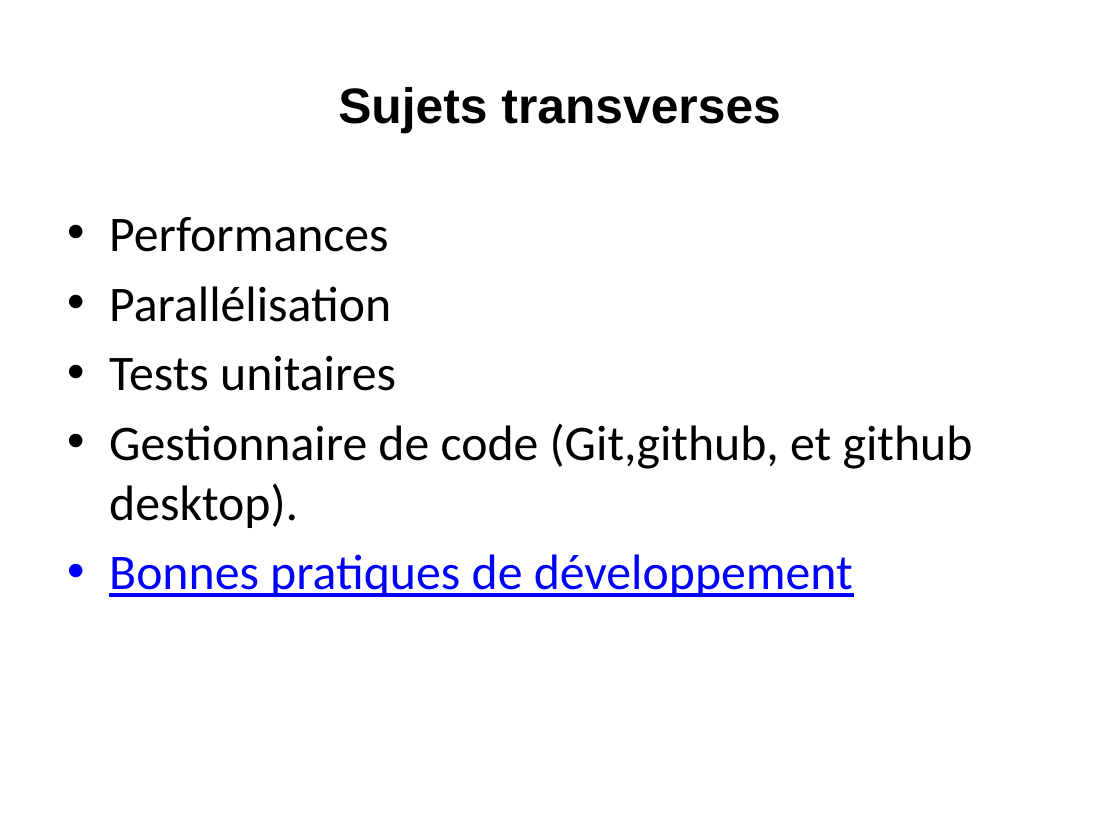
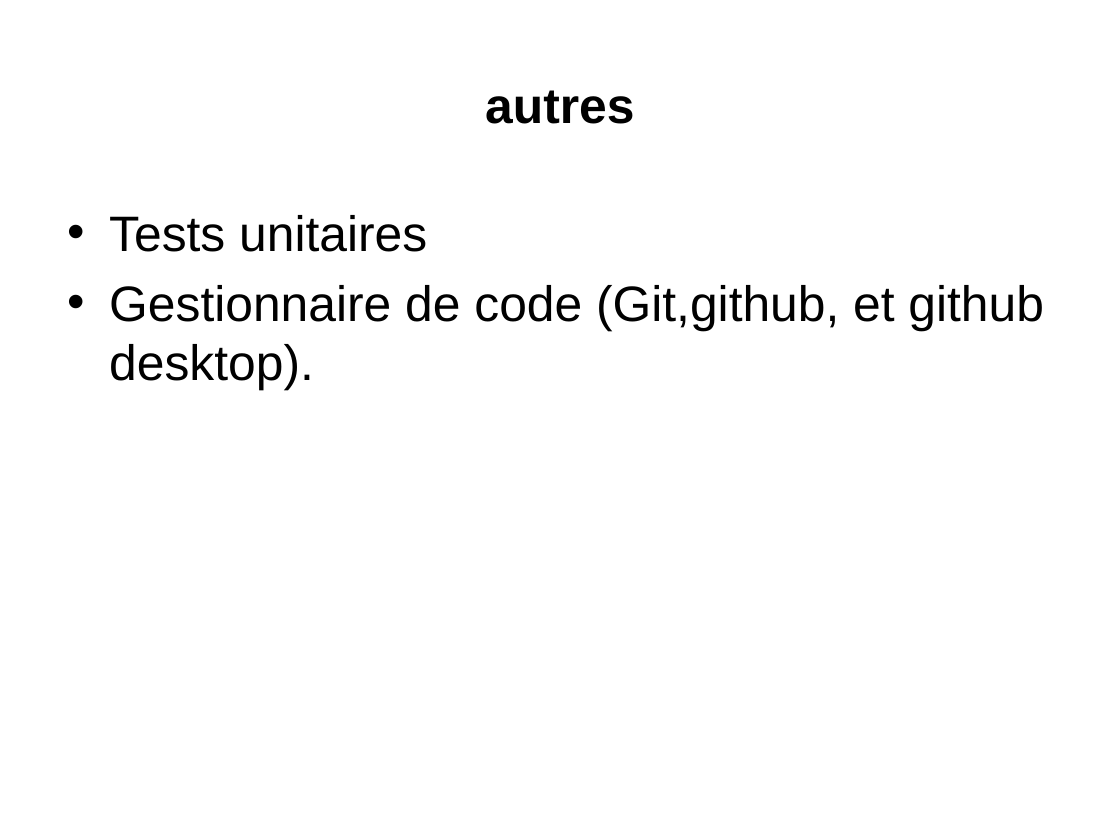
Before and after one commit to loicmidy/formation-python, a slide deck: slide 33 of formation python.pptx (slide 26 before the commit). Drawn at 1120x840 pixels with LibreOffice and Linux fonts; fonts in the diff are those of the drawing. Boxes give left, top, right and bottom in pixels: in the first picture for what was removed or moved away, otherwise in the second. Text is boxed around its words. In the diff, an @@ line names an element or a change of style, - is before the commit and + after.

```diff
--- a/formation python.pptx
+++ b/formation python.pptx
@@ title at <box>485,90,634,124</box>: text changed @@
-Sujets transverses
+autres
@@ text "Tests unitaires" at <box>109,215,1044,391</box>: font Calibri to Arial @@
@@ text at <box>109,217,391,322</box>: paragraphs removed @@
-• Performances
-• Parallélisation
@@ text at <box>109,554,853,597</box>: paragraph removed @@
-• Bonnes pratiques de développement
```
Also in this commit, not shown: 1 other slide changed, 7 slides added, 12 other files.
